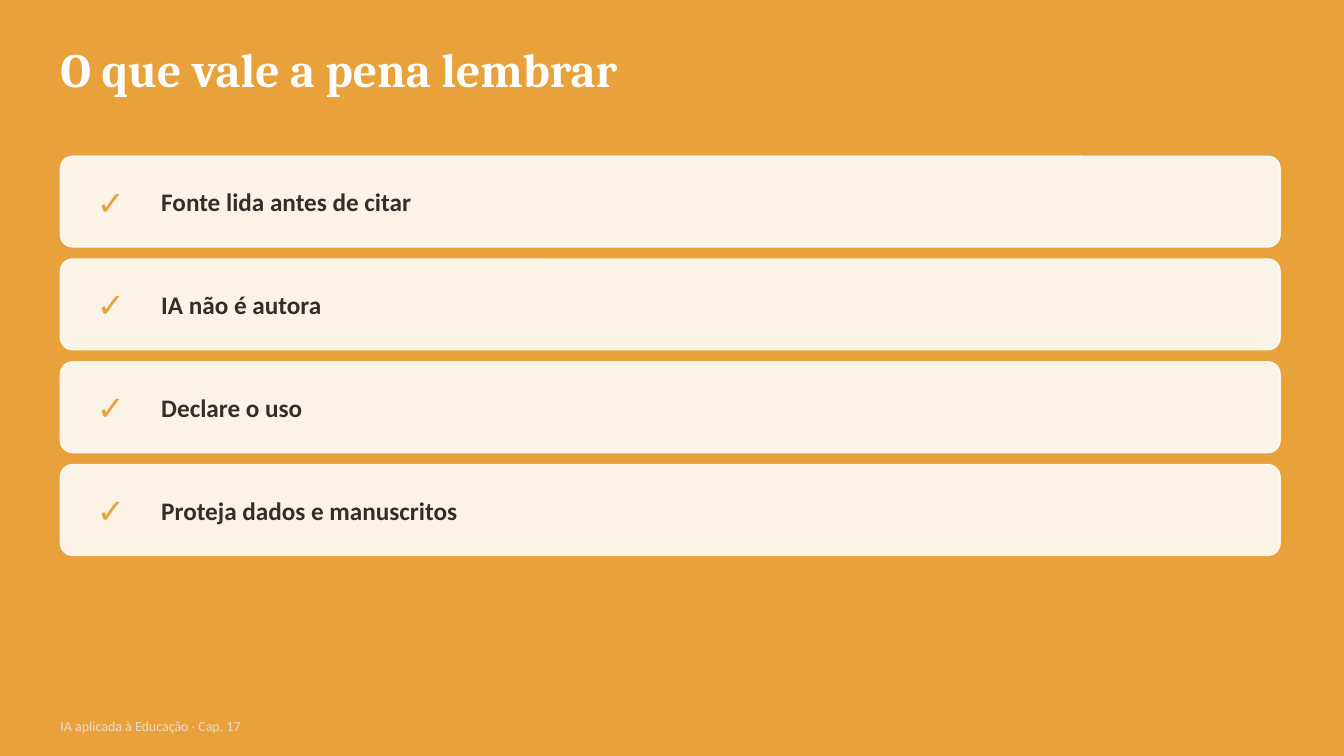
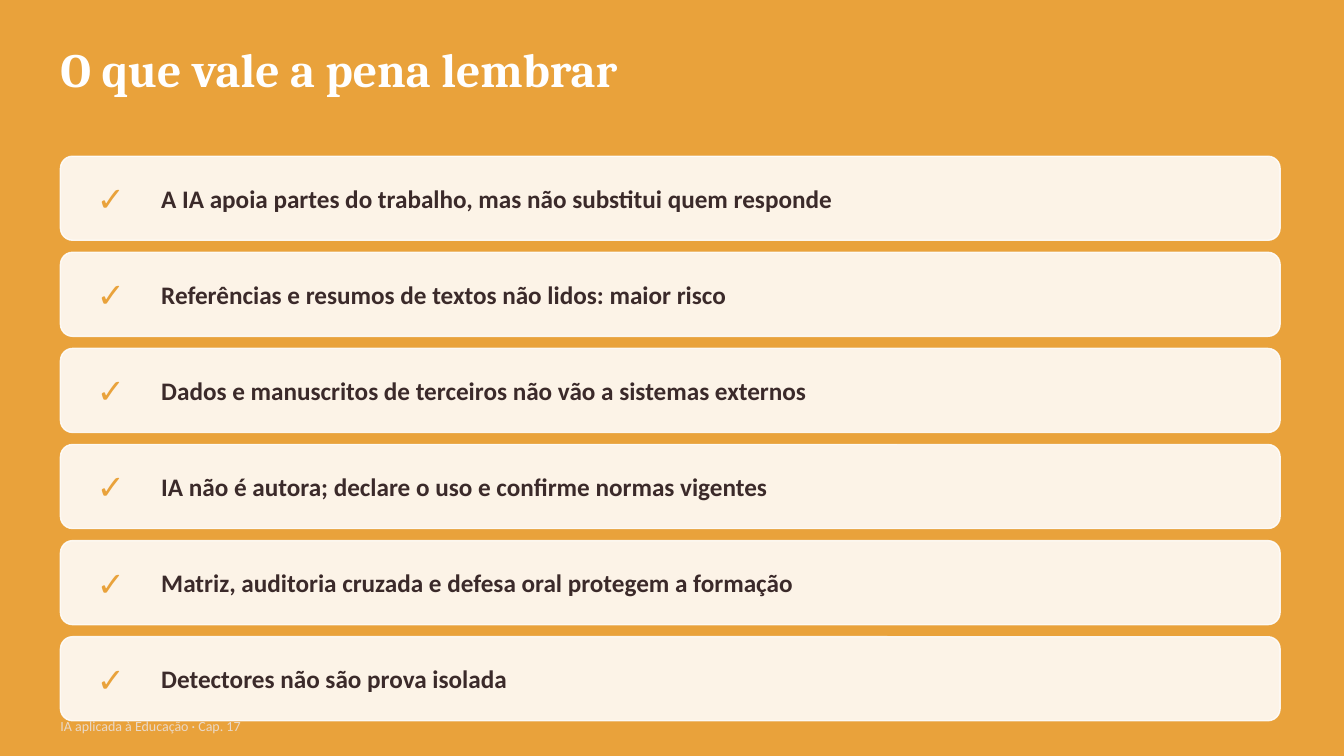
Before and after one commit to arakenmedeiros/claude, a slide deck: slide 22 of livro_ia_educacao/saida/pptx/Cap17_slides.pptx (slide 12 before the commit). Drawn at 1344x756 pixels with LibreOffice and Linux fonts; fonts in the diff are those of the drawing. Boxes give left, top, right and bottom in pixels: in the first picture for what was removed or moved away, otherwise in the second. Text is boxed around its words. In the diff, an @@ line names an element or a change of style, - is before the commit and + after.

```diff
--- a/livro_ia_educacao/saida/pptx/Cap17_slides.pptx
+++ b/livro_ia_educacao/saida/pptx/Cap17_slides.pptx
@@ rounded rectangle: place and size @@
-rounded rectangle at [60, 156, 1280, 247]
+rounded rectangle at [60, 156, 1280, 240]
@@ text "✓" rewrapped from [81, 156, 141, 247] to [81, 156, 141, 240] @@
@@ text at [161, 190, 832, 212]: text changed @@
-Fonte lida antes de citar
+A IA apoia partes do trabalho, mas não substitui quem responde
@@ rounded rectangle: place and size @@
-rounded rectangle at [60, 259, 1280, 350]
+rounded rectangle at [60, 252, 1280, 336]
@@ text "✓" rewrapped from [81, 259, 141, 350] to [81, 252, 141, 336] @@
@@ text removed at [161, 296, 321, 314] @@
-IA não é autora
@@ text added at [161, 286, 726, 304], 18 pt, text #3B2A2A, bold @@
+Referências e resumos de textos não lidos: maior risco
@@ rounded rectangle: place and size @@
-rounded rectangle at [60, 362, 1280, 453]
+rounded rectangle at [60, 349, 1280, 433]
@@ text "✓" rewrapped from [81, 362, 141, 453] to [81, 349, 141, 433] @@
@@ text added at [161, 382, 806, 400], 18 pt, text #3B2A2A, bold @@
+Dados e manuscritos de terceiros não vão a sistemas externos
@@ proportions changed in 4 elements at [60, 156, 1280, 240], [60, 252, 1280, 336], [60, 349, 1280, 433], [60, 445, 1280, 528] @@
@@ rounded rectangle: place and size @@
-rounded rectangle at [60, 465, 1280, 556]
+rounded rectangle at [60, 445, 1280, 528]
@@ text "✓" rewrapped from [81, 465, 141, 556] to [81, 445, 141, 528] @@
@@ text at [161, 478, 767, 501]: text changed @@
-Declare o uso
+IA não é autora; declare o uso e confirme normas vigentes
@@ text removed at [161, 502, 457, 525] @@
-Proteja dados e manuscritos
@@ rounded rectangle added at [60, 540, 1280, 624], fill #FFFFFF at 88% opacity, outline #FFFFFF 1 pt @@
@@ text added at [81, 540, 141, 624], 24 pt, text #E9A23B, bold @@
+✓
@@ text added at [161, 574, 792, 597], 18 pt, text #3B2A2A, bold @@
+Matriz, auditoria cruzada e defesa oral protegem a formação
@@ rounded rectangle added at [60, 637, 1280, 721], fill #FFFFFF at 88% opacity, outline #FFFFFF 1 pt @@
@@ text added at [81, 637, 141, 721], 24 pt, text #E9A23B, bold @@
+✓
@@ text added at [161, 670, 506, 692], 18 pt, text #3B2A2A, bold @@
+Detectores não são prova isolada
```
Also in this commit, not shown: 8 other slides changed, 13 slides added, 3 slides removed, 42 other files.
